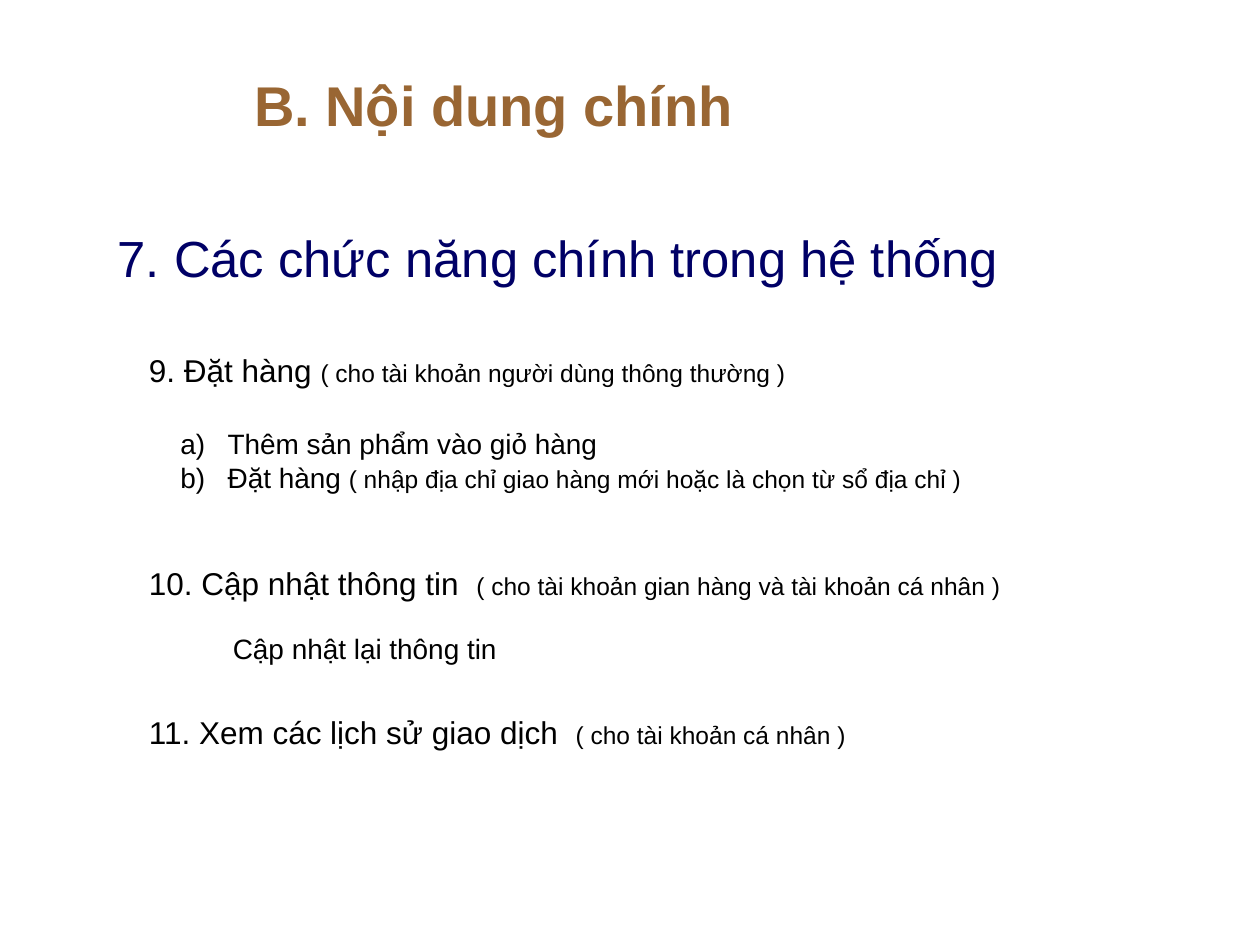
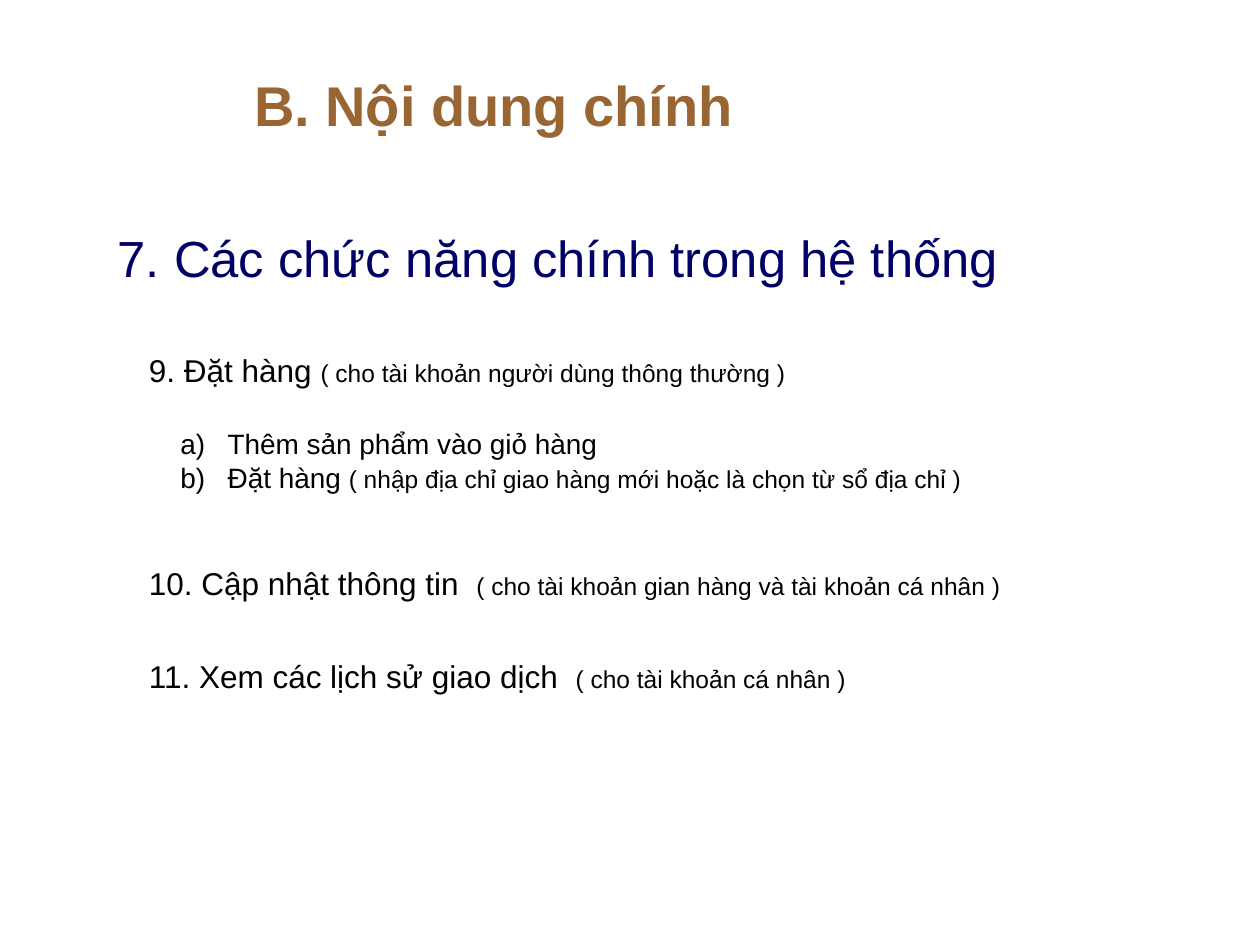
Before and after one commit to khanhpro1996ct/luanvanTN, a slide deck: slide 26 of SlideBaoCaoLVTN_NguyenQuocKhanh.pptx. Drawn at 1260x945 pixels with LibreOffice and Linux fonts; fonts in the diff are those of the drawing; background and template pictures are left out. Boxes give left, top, right and bottom in pixels: in the first picture for what was removed or moved away, otherwise in the second. Text is boxed around its words. In the diff, an @@ line names an element or a change of style, - is before the commit and + after.

```diff
--- a/SlideBaoCaoLVTN_NguyenQuocKhanh.pptx
+++ b/SlideBaoCaoLVTN_NguyenQuocKhanh.pptx
@@ text "11. Xem các lịch sử ...": place and size @@
-text "11. Xem các lịch sử ..." at bbox=[149, 720, 831, 750]
+text "11. Xem các lịch sử ..." at bbox=[149, 664, 831, 694]
@@ text removed at bbox=[233, 638, 496, 664] @@
-Cập nhật lại thông tin
```
Also in this commit, not shown: 2 other slides changed, 23 other files.
